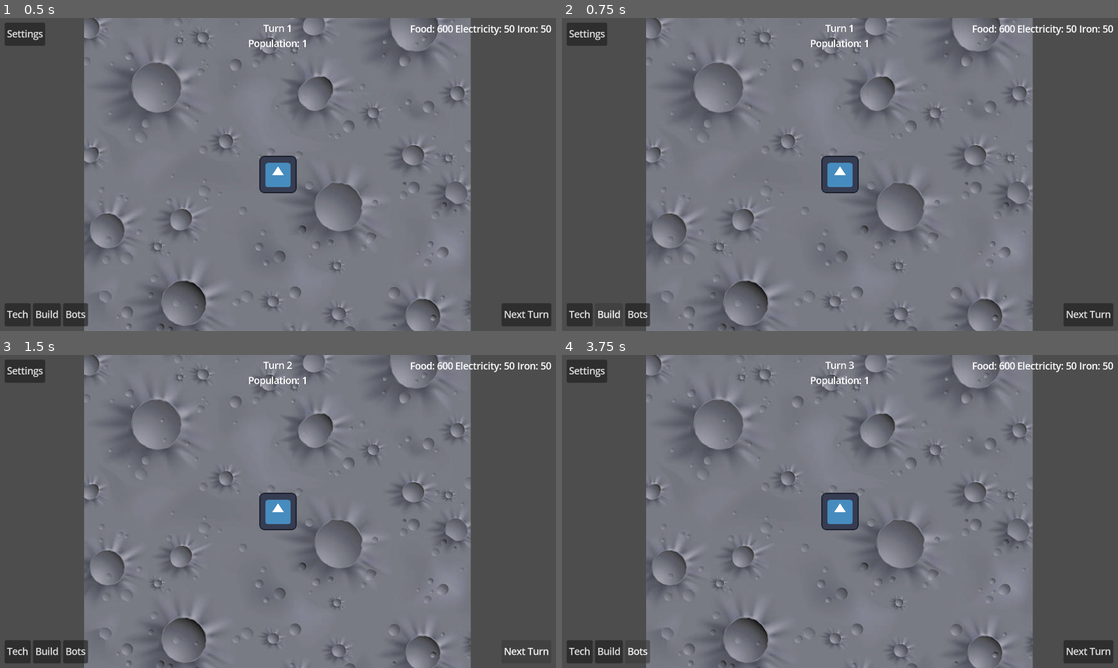
Above: before the commit, frames 1-4 (two rows, left to right).
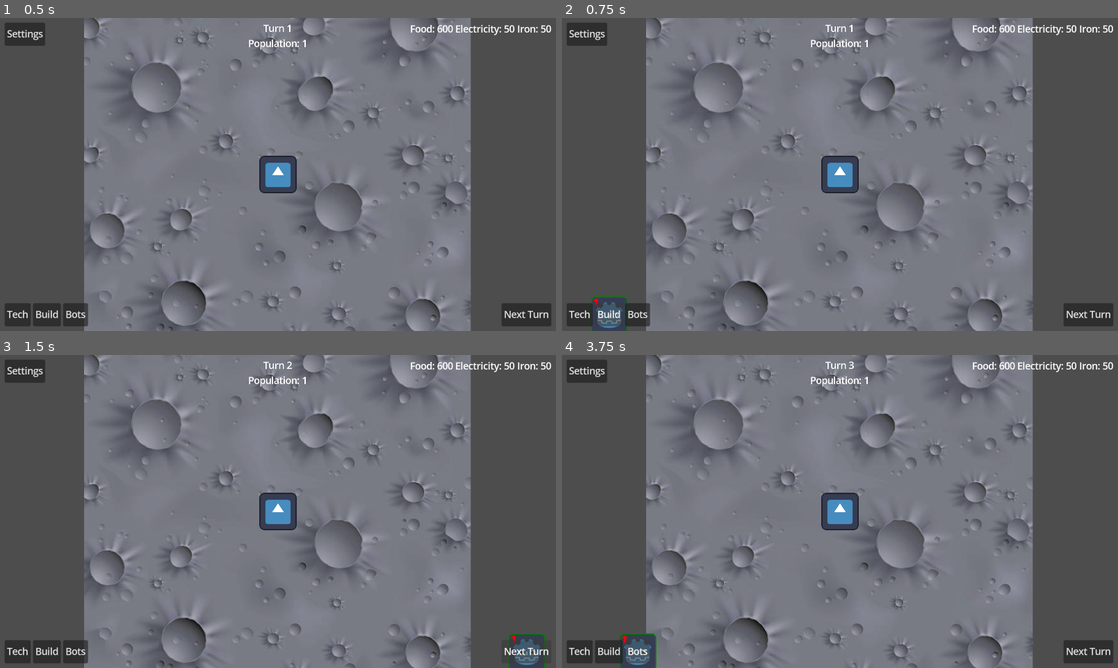
Above: after the commit, the same moments.

Repository: LunariumGame/Lunarium
Game: Godot game, scene res://scenes/world.tscn
Same seed, same stepped clock (60 frames per second), same inputs: the game is played once before the commit and once after it. The engine's default icon, where the game draws it, is replaced by a stand-in: a white triangle on a blue panel in a dark square.
Inputs:
- Up to frame 1 (0.5 s): no input
- Up to frame 2 (0.75 s): click "Build" at 0.5 s
- Up to frame 3 (1.5 s): click "Next Turn" at 1.25 s
- Up to frame 4 (3.75 s): click "Next Turn" at 2 s; click "Tech" at 2.75 s; click "Bots" at 3.5 s

Frame 1 is identical in both runs. In frame 2, 0.3% of the frame differs, in the area x 5-12%, y 88-100%; in frame 3, 0.3%; in frame 4, 0.5%, in the area x 10-17%, y 88-100%.
Error before the commit: Invalid call. Nonexistent function 'get_building_texture' in base 'Node (GameData)'. (res://scripts/ui_components/building/building_button.gd:23)

Commit message:
BuildingCursor populating and depopulating correctly

Diff:
--- a/scenes/ui_components/BuildingCursor.tscn
+++ b/scenes/ui_components/BuildingCursor.tscn
@@ -2,5 +2,5 @@
 
 [ext_resource type="Script" uid="uid://bwsftqdqm0a8c" path="res://scripts/ui_components/building/building_cursor.gd" id="1_jgetg"]
 
-[node name="BuildingCursor" type="Node2D"]
+[node name="BuildingCursor" type="Sprite2D"]
 script = ExtResource("1_jgetg")
--- a/scripts/core/game_data.gd
+++ b/scripts/core/game_data.gd
@@ -15,27 +15,22 @@
 
 
 # upgrade level 1 by default (can be modified on a call in game manager)
-# assign a building's PackedScene to the appropriate Texture2D
-func get_building_scene(type: BuildingType, upgrade: int = 1) -> Building:
+func get_building_texture(type: BuildingType, level: int = 1) -> Texture2D:
 	var building_name: String = BuildingType.find_key(type)
 
 	if not asset_db.building_data.has(building_name):
-		assert(false, "no building data associated with: " + building_name)
+		push_warning("no building data associated with: " + building_name)
 		return null
 
 	var data: BuildingData = asset_db.building_data[building_name]
 
-	var building_node: Building = data.building_scene.instantiate()
-
-	match upgrade:
-		1: building_node.set_building_texture(data.upgrade_1)
-		2: building_node.set_building_texture(data.upgrade_2)
-		3: building_node.set_building_texture(data.upgrade_3)
+	match level:
+		1: return data.upgrade_1
+		2: return data.upgrade_2
+		3: return data.upgrade_3
 		_:
-				assert(false, "invalid level requested: " + str(upgrade))
-				return null
-
-	return building_node
+				push_warning("invalid level requested: " + str(level))
+				return data.level_1
 
 
 # extend more methods here as we update asset_db...
--- a/scripts/ui_components/building/building_button.gd
+++ b/scripts/ui_components/building/building_button.gd
@@ -36,3 +36,8 @@
 	if is_instance_valid(building_instance):
 		building_instance.queue_free()
 		building_instance = null
+
+
+# when building is placed, make sure node lives under a LiveBuildings node as a child of root (for organization)
+func _place_building() -> void:
+	print("maybe I'll place a building?")
--- a/scripts/ui_components/building/building_cursor.gd
+++ b/scripts/ui_components/building/building_cursor.gd
@@ -5,3 +5,17 @@
 
 func _process(delta: float) -> void:
 	global_position = get_global_mouse_position()
+
+
+func _unhandled_input(event: InputEvent) -> void:
+		if event.is_action_pressed("cancel_building_button"):
+			get_viewport().set_input_as_handled()
+			queue_free()
+		elif event.is_action_pressed("engage_building_button"):
+			get_viewport().set_input_as_handled()
+			print("maybe place?")
+			_place_building()
+			call_deferred("queue_free")
+
+func _place_building() -> void:
+	pass
Not shown: 1 places in resources/tech_tree_upgrades/resource_boost.tres that only renumber resources
